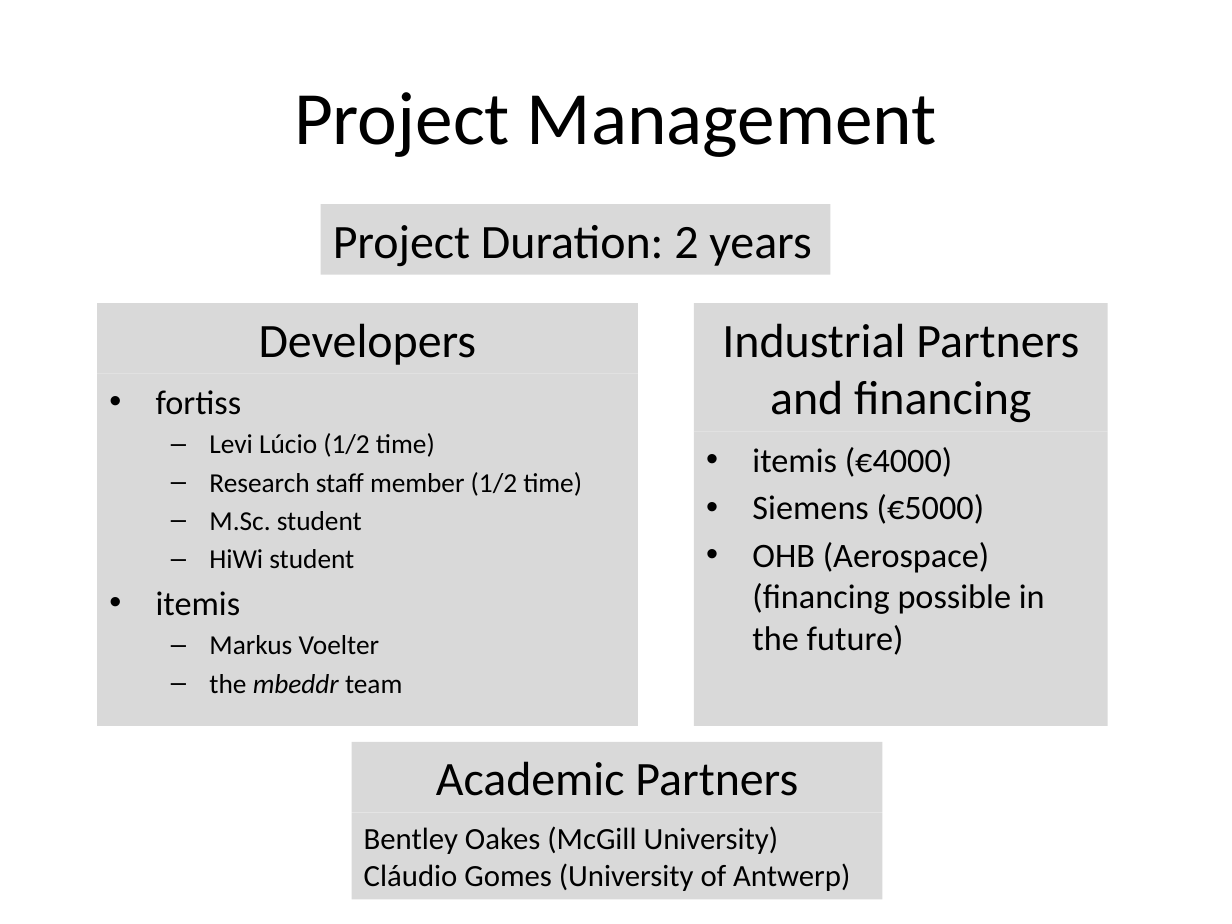
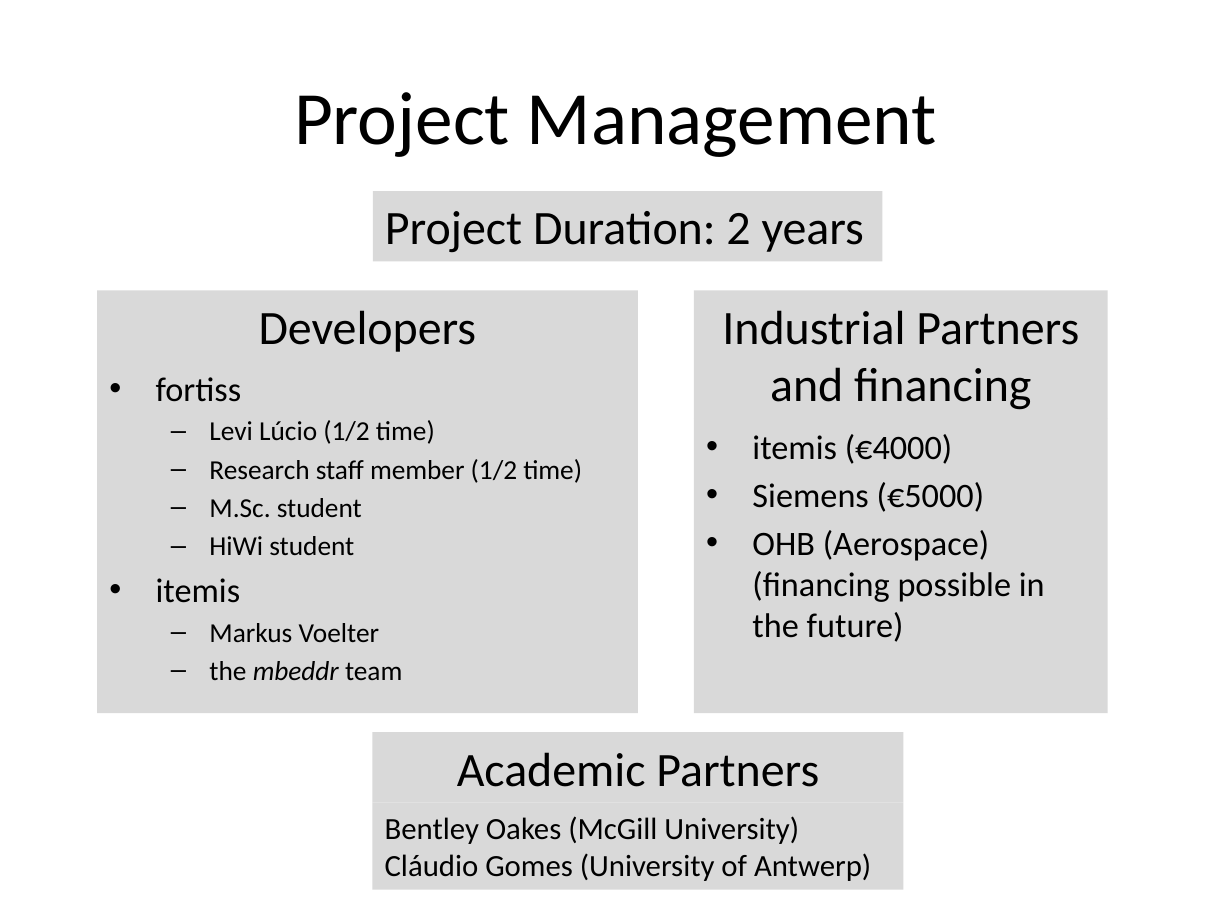
Before and after one commit to levilucio/cert_mbeddr, a slide deck: slide 5 of presentations/cert-mbeddr.pptx. Drawn at 1232x924 pixels with LibreOffice and Linux fonts; fonts in the diff are those of the drawing. Boxes give left, top, right and bottom in pixels: in the first picture for what was removed or moved away, otherwise in the second. Text is boxed around its words. In the diff, an @@ line names an element or a change of style, - is before the commit and + after.

```diff
--- a/presentations/cert-mbeddr.pptx
+++ b/presentations/cert-mbeddr.pptx
@@ rectangle "Project Duration: 2 years": place and size @@
-rectangle "Project Duration: 2 years" at bbox=[320, 205, 830, 275]
+rectangle "Project Duration: 2 years" at bbox=[373, 191, 883, 261]
@@ 3 rectangles, 1 text: place and size @@
-3 rectangles, 1 text at bbox=[97, 303, 1108, 726]
+3 rectangles, 1 text at bbox=[97, 291, 1108, 713]
@@ rectangle "Academic Partners": place and size @@
-rectangle "Academic Partners" at bbox=[351, 742, 882, 812]
+rectangle "Academic Partners" at bbox=[372, 732, 903, 802]
@@ rectangle "Bentley Oakes (McGill University)": place and size @@
-rectangle "Bentley Oakes (McGill University)" at bbox=[351, 812, 882, 899]
+rectangle "Bentley Oakes (McGill University)" at bbox=[372, 803, 903, 891]
```
Also in this commit, not shown: 2 other slides changed, 6 other files.
